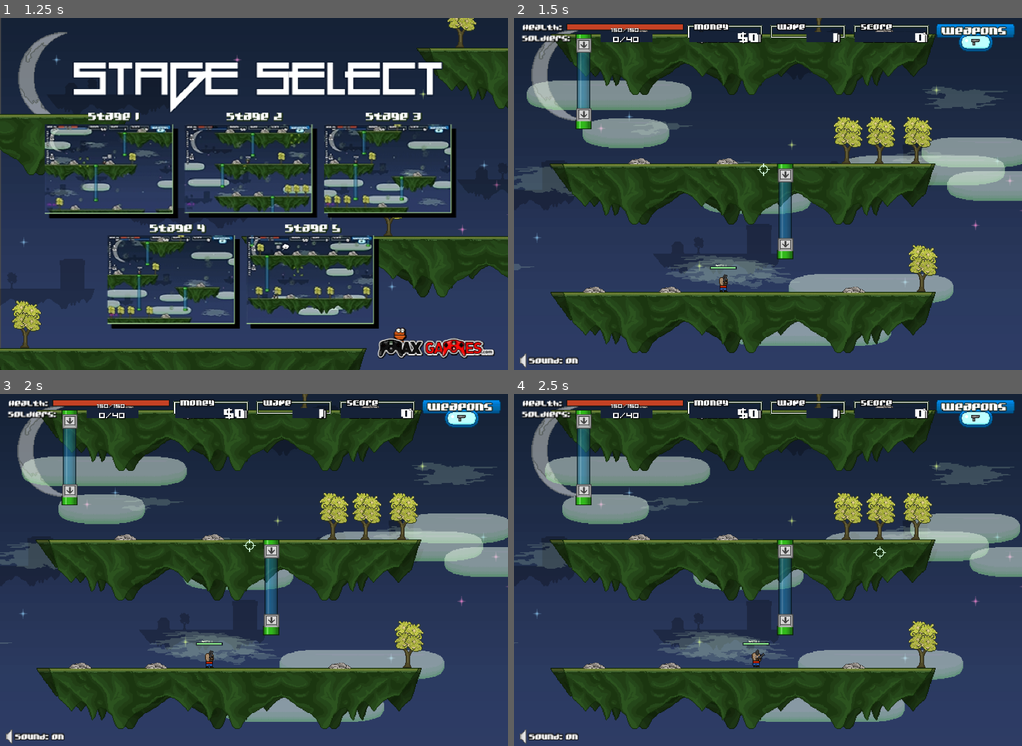
Above: before the commit, frames 1-4 (two rows, left to right).
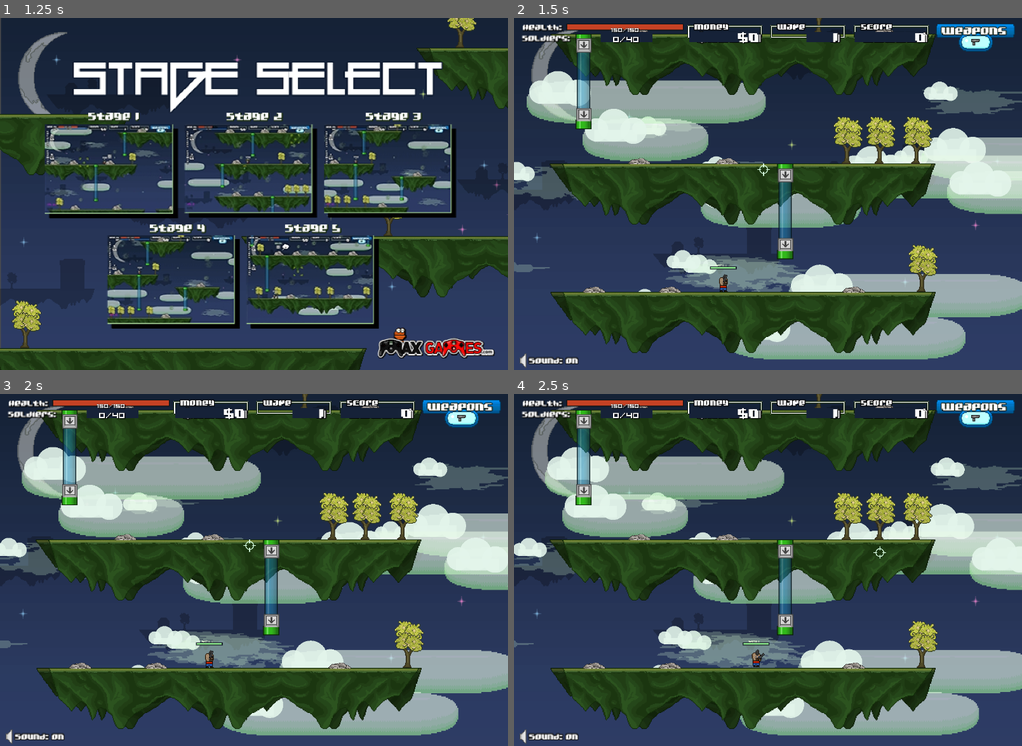
Above: after the commit, the same moments.

Repository: PerkoL890/reign-of-centipede
Game: Godot game, scene res://scenes/Main.tscn
The game is run twice, just before and just after one commit, with the same random seed, the same clock (stepped at 60 frames per second) and the same inputs. Sound files missing from this copy of the repository are replaced by a short silence.
Inputs (mouse positions are in pixels of both pictures, inside the frame that each line leads up to):
- Up to frame 1 (1.25 s): click "PLAY" at 0.5 s
- Up to frame 2 (1.5 s): click "STAGE 2" at 1.25 s
- Up to frame 3 (2 s): no input
- Up to frame 4 (2.5 s): tap Enter at 2 s; move the mouse to (879, 552) at 2.02 s; hold D from 2.03 s (still down); tap B at 2.1 s; click (879, 552) at 2.17 s

Frame 1 is identical in both runs. In frame 2, 20% of the frame differs, in the area x 0-100%, y 14-98%; in frame 3, 21%; in frame 4, 21%.

Commit message:
Make rubble dust and drifting clouds visible

Diff:
--- a/scripts/main.gd
+++ b/scripts/main.gd
@@ -18,7 +18,7 @@
 const PLAYER_WEAPON_DRAW_RECT := Rect2(-5.95, -6.8, 43.45, 14.25)
 const MUZZLE_FLASH_DRAW_SIZE := Vector2(14.0, 10.0)
 const PLAYER_HURT_FLASH_TICKS := 9
-const SMOKE_INITIAL_SCALE := 0.15
+const SMOKE_INITIAL_SCALE := 0.30
 const FRIENDLY_WEAPON_SCALE := 0.65
 const WEAPON_FRAME_BY_ID := {
 	"pistol": 1,
@@ -361,6 +361,8 @@
 	balloons.clear()
 	float_texts.clear()
 	smokes.clear()
+	small_clouds.clear()
+	big_clouds.clear()
 	_initialize_clouds()
 	# The supplied map PNGs are convenient reference renders, but they bake in
 	# a Player, pipes, rubble and health labels. Render the recovered individual
@@ -1069,6 +1071,7 @@
 			"spawn_counter": 0,
 			"effect_counter": random.randi_range(0, 99),
 		})
+		_create_smoke(position + Vector2(random.randf_range(-12.0, 12.0), random.randf_range(-32.0, -16.0)))
 
 func _build_site_positions() -> Array:
 	var positions: Array = []
@@ -1122,7 +1125,7 @@
 	for index in range(buildings.size()):
 		var site: Dictionary = buildings[index]
 		site["effect_counter"] = int(site.get("effect_counter", 0)) + 1
-		if site.get("state", "rubble") == "rubble" and int(site.get("effect_counter", 0)) % 40 == 0:
+		if site.get("state", "rubble") == "rubble" and int(site.get("effect_counter", 0)) % 24 == 0:
 			_create_smoke(site.get("pos", Vector2.ZERO) + Vector2(random.randf_range(-18.0, 18.0), random.randf_range(-35.0, -16.0)))
 		if site.get("state", "rubble") != "complete":
 			buildings[index] = site
@@ -2028,12 +2031,23 @@
 func _draw_clouds() -> void:
 	for cloud in small_clouds:
 		var texture := _load_texture("res://assets/original/stage/small_cloud_%d.png" % int(cloud.get("frame", 1)))
+		var position: Vector2 = cloud.get("pos", Vector2.ZERO)
 		if texture != null:
-			draw_texture(texture, cloud.get("pos", Vector2.ZERO), Color(1.0, 1.0, 1.0, 0.72))
+			draw_texture_rect(texture, Rect2(position, texture.get_size() * 1.25), false, Color(1.0, 1.0, 1.0, 1.0))
+		_draw_cloud_puff(position, 0.55)
 	for cloud in big_clouds:
 		var texture := _load_texture("res://assets/original/stage/big_cloud_%d.png" % int(cloud.get("frame", 1)))
+		var position: Vector2 = cloud.get("pos", Vector2.ZERO)
 		if texture != null:
-			draw_texture(texture, cloud.get("pos", Vector2.ZERO), Color(1.0, 1.0, 1.0, 0.82))
+			draw_texture_rect(texture, Rect2(position, texture.get_size() * 1.45), false, Color(1.0, 1.0, 1.0, 1.0))
+		_draw_cloud_puff(position, 1.0)
+
+func _draw_cloud_puff(position: Vector2, scale: float) -> void:
+	var color := Color(0.89, 0.96, 0.92, 0.9)
+	draw_circle(position + Vector2(18.0, 15.0) * scale, 15.0 * scale, color)
+	draw_circle(position + Vector2(40.0, 9.0) * scale, 21.0 * scale, color)
+	draw_circle(position + Vector2(65.0, 16.0) * scale, 17.0 * scale, color)
+	draw_rect(Rect2(position + Vector2(15.0, 15.0) * scale, Vector2(55.0, 15.0) * scale), color)
 
 func _background_layer_rects() -> Dictionary:
 	var camera_delta := camera_position - INITIAL_BACKGROUND_CAMERA
@@ -2232,7 +2246,7 @@
 		var position: Vector2 = smoke.get("pos", Vector2.ZERO)
 		var scale := float(smoke.get("scale", SMOKE_INITIAL_SCALE))
 		draw_set_transform(position - camera_position, 0.0, Vector2(scale, scale))
-		draw_texture(texture, Vector2.ZERO, Color(1.0, 1.0, 1.0, float(smoke.get("alpha", 1.0))))
+		draw_texture(texture, Vector2.ZERO, Color(0.82, 0.94, 0.82, float(smoke.get("alpha", 1.0))))
 		draw_set_transform(-camera_position)
 
 func _draw_bullets() -> void:
